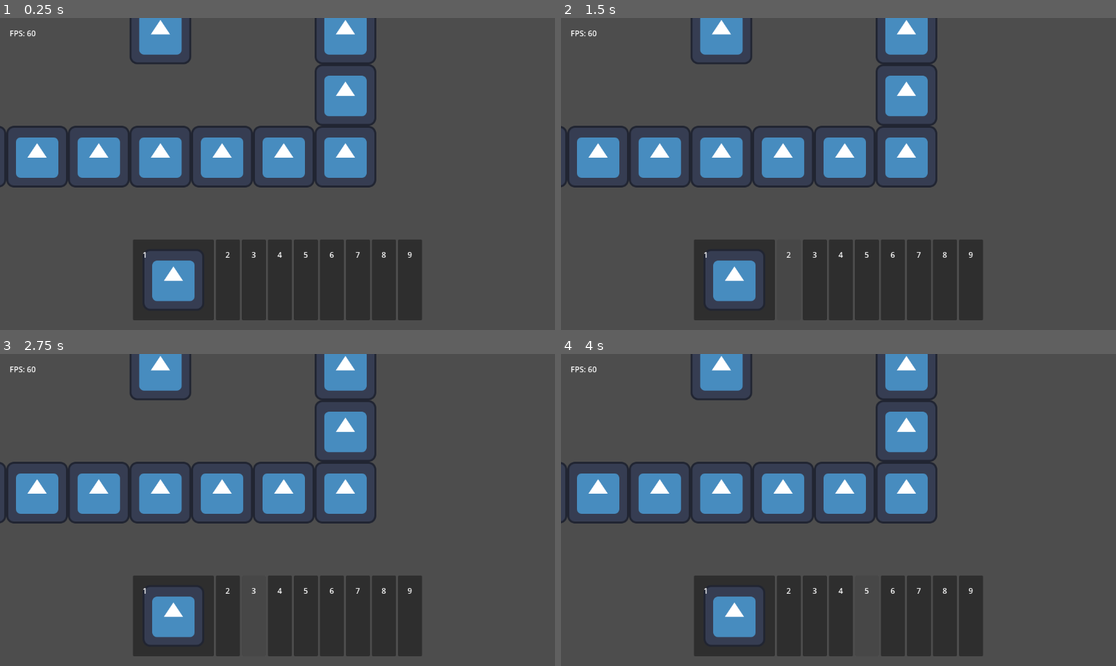
Above: before the commit, frames 1-4 (two rows, left to right).
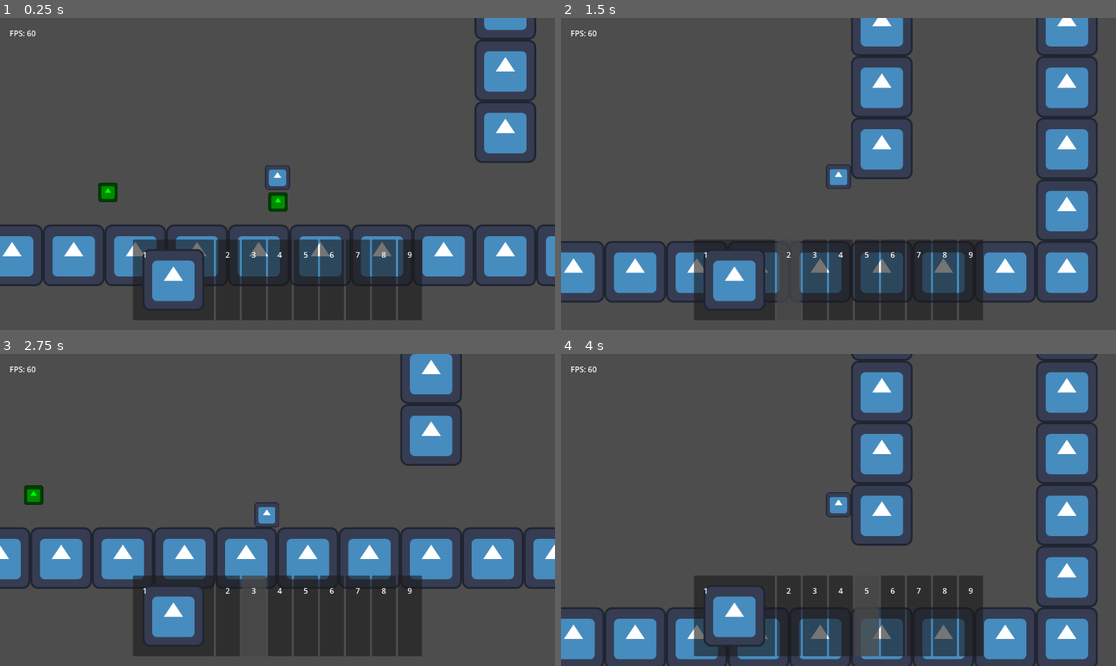
Above: after the commit, the same moments.

Repository: TheHumanMRP/RPG-Life-Tracker
Game: Godot game, scene res://Folders/Systems/Main/Scenes/main_scene.tscn
The game is run twice, just before and just after one commit, with the same random seed, the same clock (stepped at 60 frames per second) and the same inputs. The engine's default icon, where the game draws it, is replaced by a stand-in: a white triangle on a blue panel in a dark square.
Inputs (mouse positions are in pixels of both pictures, inside the frame that each line leads up to):
- Up to frame 1 (0.25 s): no input
- Up to frame 2 (1.5 s): move the mouse to (733, 280) at 0.52 s; hold D (move_right) from 0.53 s (still down); tap I (add_test_sword) at 0.6, 1.35 s; click (733, 280) at 0.67 s; tap Space (jump) at 0.77 s; move the mouse to (788, 280) at 1.27 s; click (788, 280) at 1.42 s
- Up to frame 3 (2.75 s): tap Space (jump) at 1.52 s; move the mouse to (255, 616) at 2.02 s; release D (move_right) at 2.03 s; hold A (move_left) from 2.03 s (still down); tap I (add_test_sword) at 2.1 s; click (255, 616) at 2.17 s
- Up to frame 4 (4 s): move the mouse to (838, 616) at 2.77 s; release A (move_left) at 2.78 s; hold D (move_right) from 2.78 s (still down); tap I (add_test_sword) at 2.85, 3.6 s; click (838, 616) at 2.92 s; tap Space (jump) at 3.02, 3.77 s; move the mouse to (866, 616) at 3.52 s; click (866, 616) at 3.67 s

The runs differ from the first frame. In frame 1, 24% of the frame differs, in the area x 0-100%, y 0-86%; in frame 2, 25%; in frame 3, 25%; in frame 4, 27%, in the area x 0-97%, y 0-100%.
Error before the commit: Parse Error: Could not parse global class "MovementComponent" from "res://Folders/Components/movement_component.gd". (res://Folders/Systems/Player/player.gd:17)
Error after the commit: Invalid call. Nonexistent function 'get_inventory' in base 'Node (global.gd)'. (res://Folders/Systems/Inventory_System/Scripts/hotbar_logic.gd:61)

Commit message:
Auto commit at 2026-07-11 20:34:33

Diff:
--- a/Folders/Components/movement_component.gd
+++ b/Folders/Components/movement_component.gd
@@ -88,5 +88,3 @@
 	velocity.x = move_toward(velocity.x, direction * max_speed, accel * delta)
 
 	return velocity
-
-func handle_gravity(working_velocity: Vector2) -> void:
